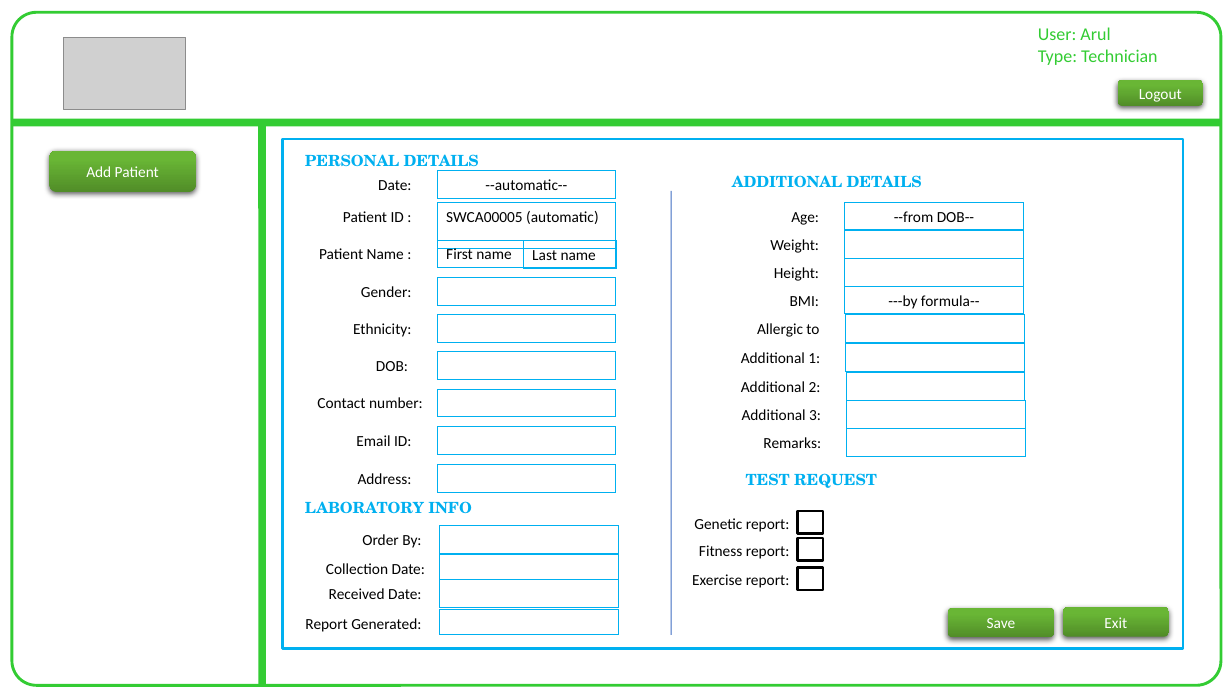
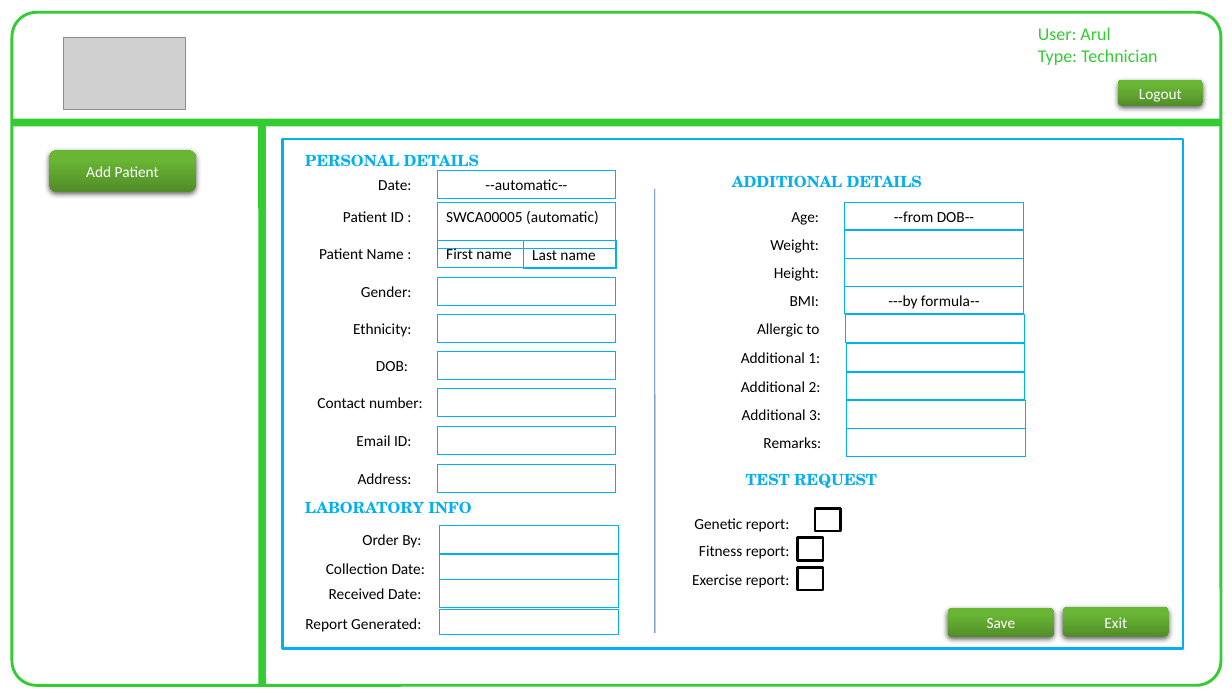
Before and after one commit to ArraygenTechnology/FlaskApp, a slide deck: slide 6 of GUI_project_requirement.pptx. Drawn at 1232x693 pixels with LibreOffice and Linux fonts; fonts in the diff are those of the drawing; grey boxes stand for pictures. Boxes give left, top, right and bottom in pixels: in the first picture for what was removed or moved away, otherwise in the second. Text is boxed around its words. In the diff, an @@ line names an element or a change of style, - is before the commit and + after.

```diff
--- a/GUI_project_requirement.pptx
+++ b/GUI_project_requirement.pptx
@@ line moved from (671, 191) - (671, 635) to (655, 189) - (655, 633) @@
@@ rectangle: place and size @@
-rectangle at (798, 511, 823, 534)
+rectangle at (815, 508, 841, 531)
```
Also in this commit, not shown: 3 other slides changed, 15 other files.
